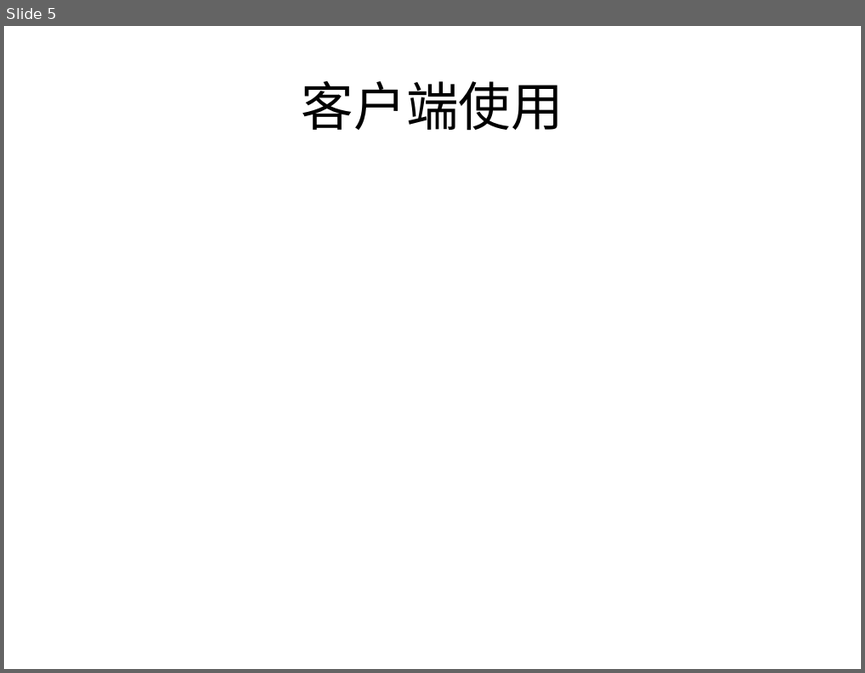
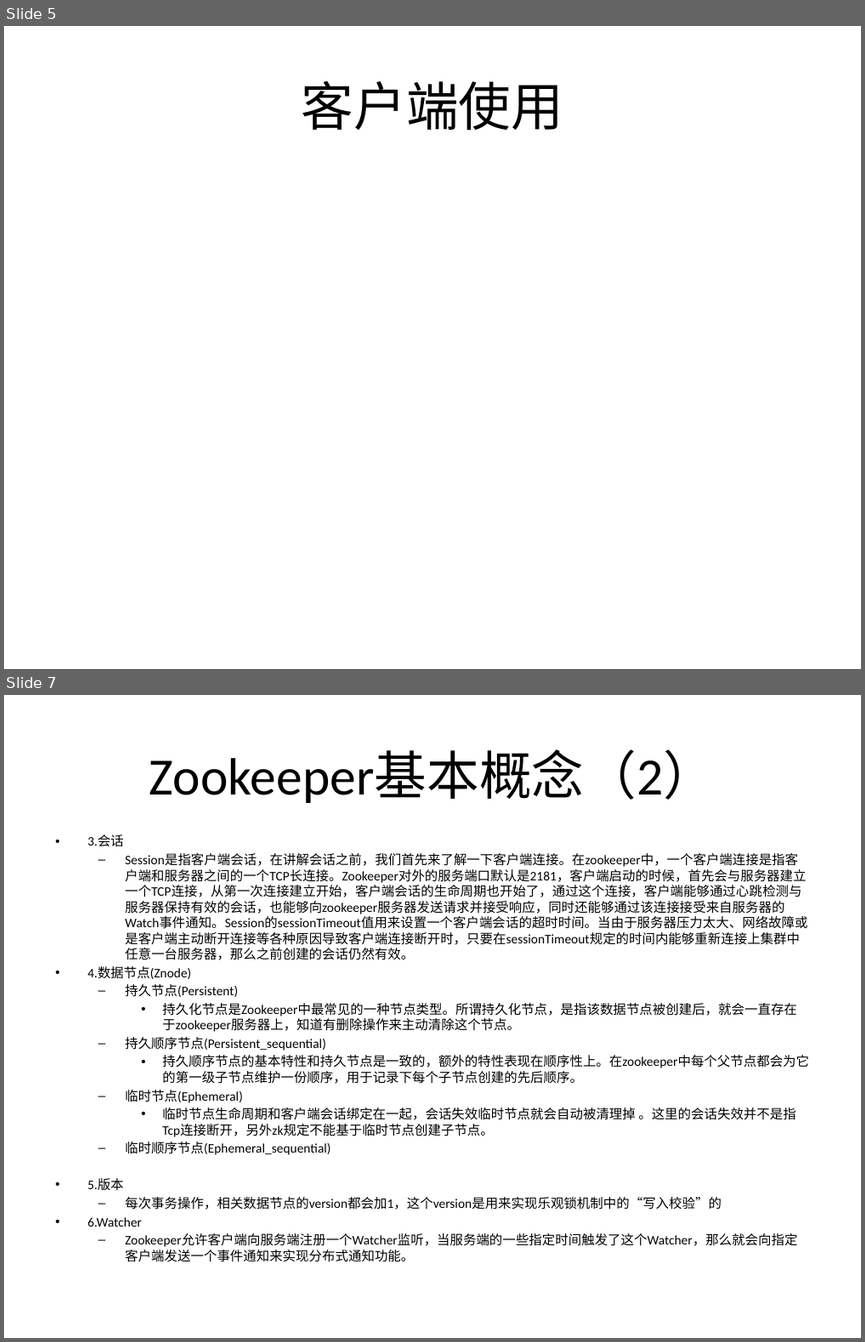
Before and after one commit to lfhan/zktest, a slide deck: doc/zookeeper.pptx. Shown one above the other, each under a label of ours: slide 5 before the commit, slides 5 and 7 after it; the slides between them are not shown. The pictures are 865x673 and 865x1342 pixels, drawn with LibreOffice and Linux fonts; fonts in the diff are those of the drawing. Boxes give left, top, right and bottom in pixels: in the first picture for what was removed or moved away, otherwise in the second. Text is boxed around its words. In the diff, an @@ line names an element or a change of style, - is before the commit and + after.

```diff
--- a/doc/zookeeper.pptx
+++ b/doc/zookeeper.pptx
@@ slide 7 added at <box>4,695,861,1338</box>, background #FFFFFF @@
@@ title added at <box>149,751,715,803</box>, 44 pt, text #000000 @@
+Zookeeper基本概念（2）
@@ text added at <box>87,834,809,1262</box>, 11 pt, text #000000 @@
+• 3.会话
+  – Session是指客户端会话，在讲解会话之前，我们首先来了解一下客户端连接。在zookeeper中，一个客户端连接是指客户端和服务器之间的一个TCP长连接。Zookeeper对外的服务端口默认是2181，客户端启动的时候，首先会与服务器建立一个TCP连接，从第一次连接建立开始，客户端会话的生命周期也开始了，通过这个连接，客户端能够通过心跳检测与服务器保持有效的会话，也能够向zookeeper服务器发送请求并接受响应，同时还能够通过该连接接受来自服务器的Watch事件通知。Session的sessionTimeout值用来设置一个客户端会话的超时时间。当由于服务器压力太大、网络故障或是客户端主动断开连接等各种原因导致客户端连接断开时，只要在sessionTimeout规定的时间内能够重新连接上集群中任意一台服务器，那么之前创建的会话仍然有效。
+• 4.数据节点(Znode)
+  – 持久节点(Persistent)
+    • 持久化节点是Zookeeper中最常见的一种节点类型。所谓持久化节点，是指该数据节点被创建后，就会一直存在于zookeeper服务器上，知道有删除操作来主动清除这个节点。
+  – 持久顺序节点(Persistent_sequential)
+    • 持久顺序节点的基本特性和持久节点是一致的，额外的特性表现在顺序性上。在zookeeper中每个父节点都会为它的第一级子节点维护一份顺序，用于记录下每个子节点创建的先后顺序。
+  – 临时节点(Ephemeral)
+    • 临时节点生命周期和客户端会话绑定在一起，会话失效临时节点就会自动被清理掉 。这里的会话失效并不是指Tcp连接断开，另外zk规定不能基于临时节点创建子节点。
+  – 临时顺序节点(Ephemeral_sequential)
+• 5.版本
+  – 每次事务操作，相关数据节点的version都会加1，这个version是用来实现乐观锁机制中的“写入校验”的
+• 6.Watcher
+  – Zookeeper允许客户端向服务端注册一个Watcher监听，当服务端的一些指定时间触发了这个Watcher，那么就会向指定客户端发送一个事件通知来实现分布式通知功能。
```
Also in this commit, not shown: 1 slide changed.
